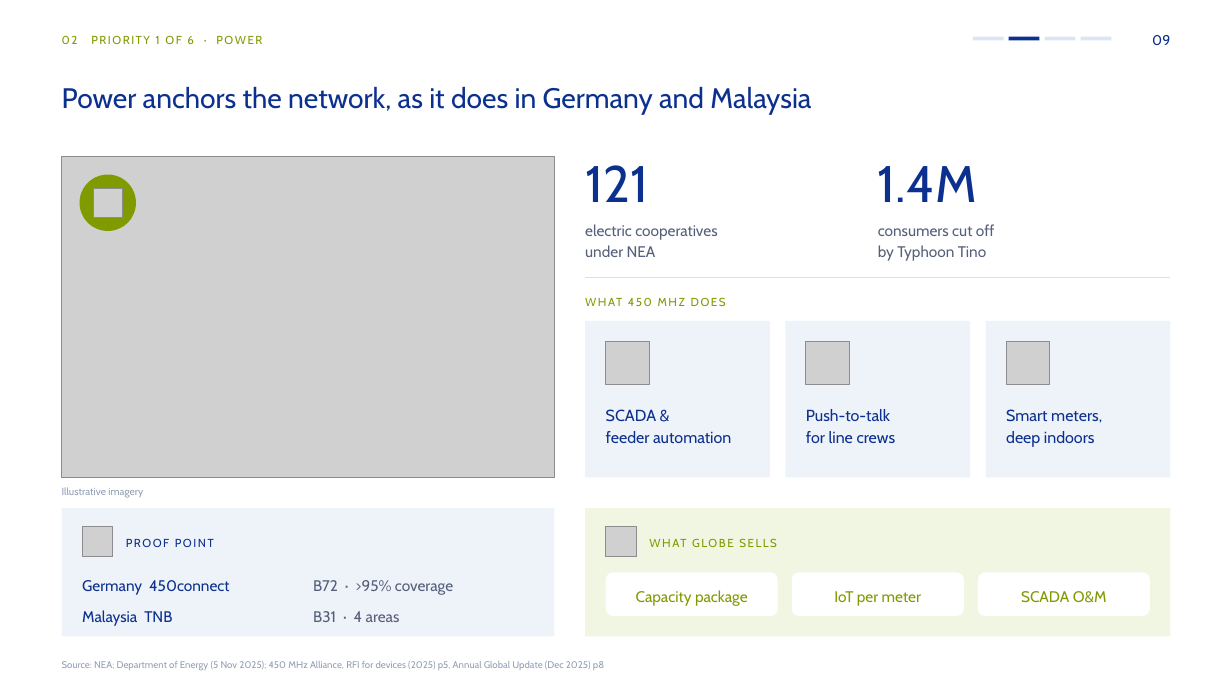
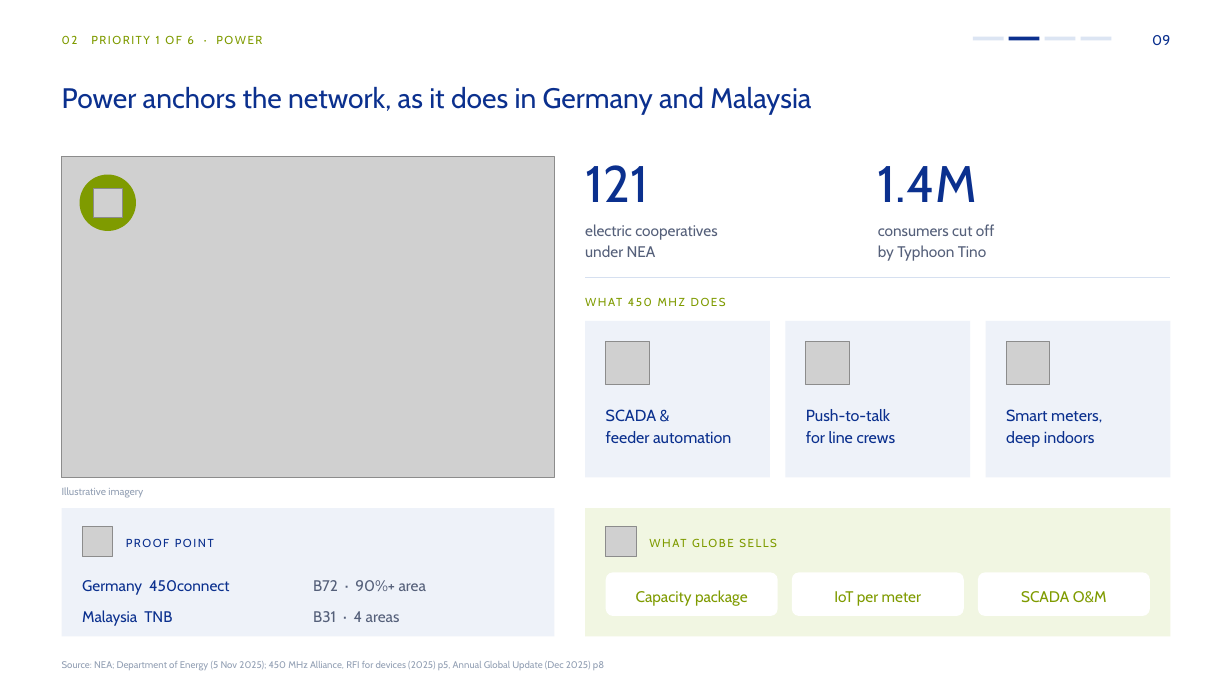
Before and after one commit to mearneste4-max/Philippines-450M, a slide deck: slide 9 of 01_交付物/菲律宾450M方案_v8.pptx. Drawn at 1232x693 pixels with LibreOffice and Linux fonts; fonts in the diff are those of the drawing; grey boxes stand for pictures. Boxes give left, top, right and bottom in pixels: in the first picture for what was removed or moved away, otherwise in the second. Text is boxed around its words. In the diff, an @@ line names an element or a change of style, - is before the commit and + after.

```diff
--- a/01_交付物/菲律宾450M方案_v8.pptx
+++ b/01_交付物/菲律宾450M方案_v8.pptx
@@ text at [313,580,426,591]: text changed @@
-B72 · >95% coverage
+B72 · 90%+ area
```
Also in this commit, not shown: 2 other slides changed, 8 other files.
